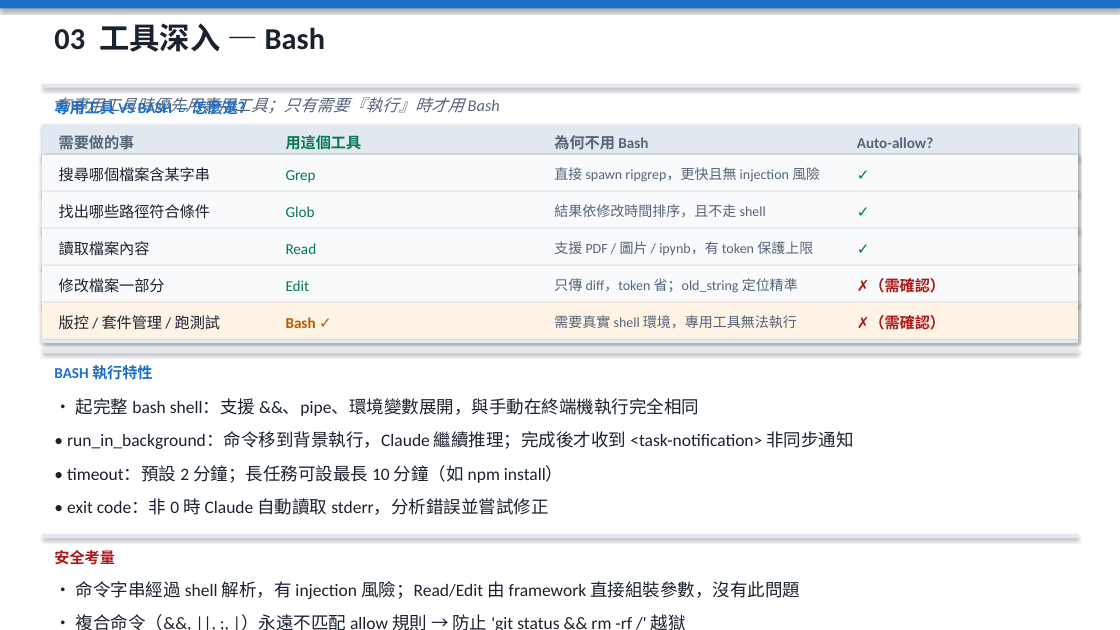
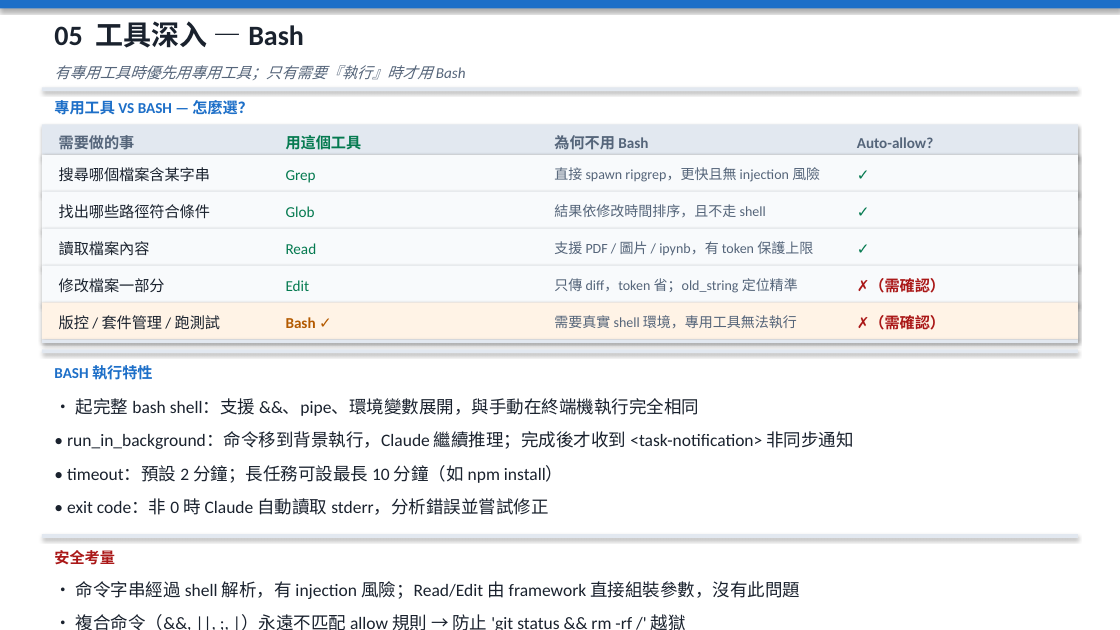
Before and after one commit to SunnyWenwen/reseach_claude_code, a slide deck: slide 15 of claude_code_full.pptx. Drawn at 1120x630 pixels with LibreOffice and Linux fonts; fonts in the diff are those of the drawing. Boxes give left, top, right and bottom in pixels: in the first picture for what was removed or moved away, otherwise in the second. Text is boxed around its words. In the diff, an @@ line names an element or a change of style, - is before the commit and + after.

```diff
--- a/claude_code_full.pptx
+++ b/claude_code_full.pptx
@@ text at [54, 21, 304, 48]: text changed; size 26 to 24 pt @@
-03 工具深入 — Bash
+05 工具深入 — Bash
@@ text "有專用工具時優先用專用工具；只有需要『執行』時才用 Bash": place and size @@
-text "有專用工具時優先用專用工具；只有需要『執行』時才用 Bash" at [54, 97, 500, 115]
+text "有專用工具時優先用專用工具；只有需要『執行』時才用 Bash" at [54, 65, 466, 80]
@@ text "有專用工具時優先用專用工具；只有需要『執行』時才用 Bash" at [54, 65, 466, 80]: size 14 to 13 pt @@
@@ rectangle: place and size @@
-rectangle at [42, 84, 1078, 87]
+rectangle at [42, 87, 1078, 91]
```
Also in this commit, not shown: 14 other slides changed, 1 slide added, 6 other files.
